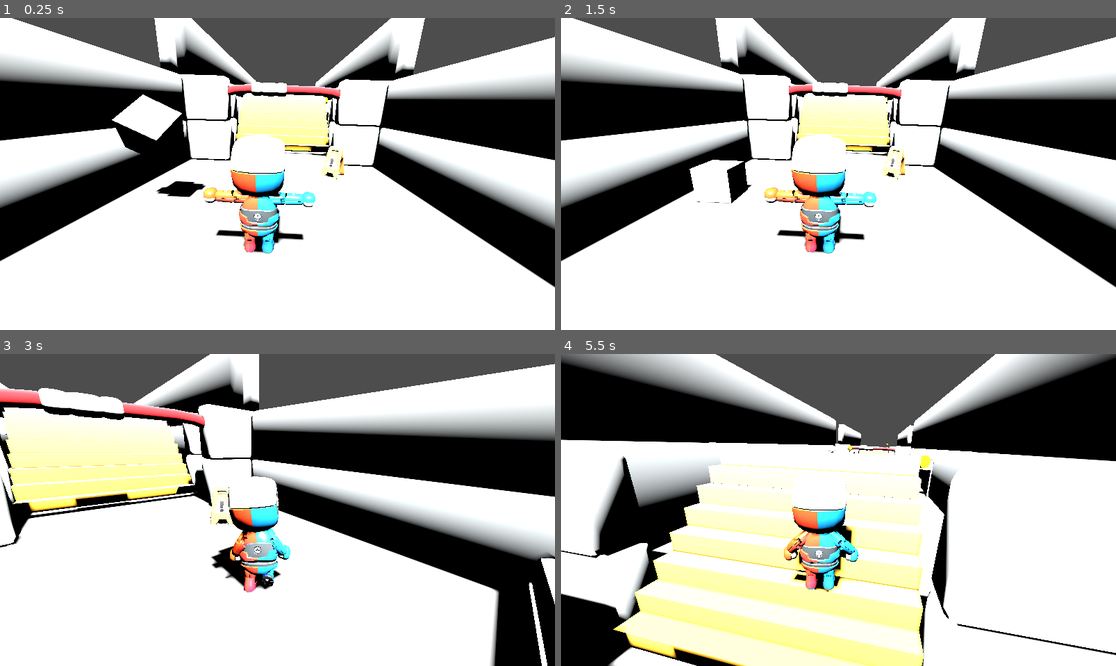
Above: before the commit, frames 1-4 (two rows, left to right).
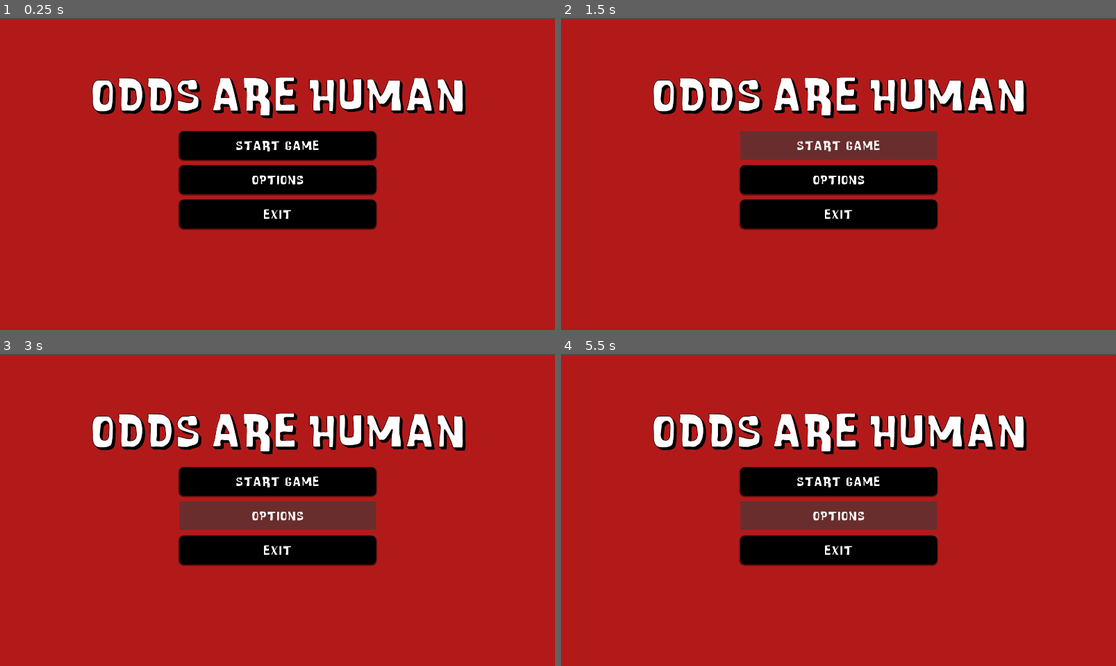
Above: after the commit, the same moments.

Repository: Bucket-monkey567/Godot-Odds-Are-Human
Game: Godot game, scene res://Scenes/Menus/MainMenu.tscn
The game is run twice, just before and just after one commit, with the same random seed, the same clock (stepped at 60 frames per second) and the same inputs. Before the commit the project starts from res://Scenes/Levels/level_1.tscn. Sound files missing from this copy of the repository are replaced by a short silence.
Inputs (mouse positions are in pixels of both pictures, inside the frame that each line leads up to):
- Up to frame 1 (0.25 s): no input
- Up to frame 2 (1.5 s): click (838, 180) at 0.5 s, where only the run after the commit has a clickable "Options"; click (838, 145) at 1.25 s, where only the run after the commit has a clickable "Start Game"
- Up to frame 3 (3 s): click (277, 481) at 2 s, where only the run after the commit has a clickable "Start Game"; tap Enter at 2.75 s; move the mouse to (305, 510) at 2.77 s; hold W (forward) from 2.78 s (still down); tap Shift (Dash) at 2.85 s
- Up to frame 4 (5.5 s): keep holding W (forward); tap Space (jump) at 3.02, 3.77, 5.27 s; move the mouse to (810, 510) at 3.52 s; tap Shift (Dash) at 3.6, 4.35, 5.1 s; move the mouse to (849, 503) at 4.27 s; move the mouse to (832, 516) at 5.02 s

The runs differ from the first frame. In frame 1, 97% of the frame differs, in the area x 0-100%, y 0-100%; in frame 2, 98%; in frame 3, 98%; in frame 4, 98%.

Commit message:
UI changes

Diff:
--- a/Scenes/Menus/MainMenu.tscn
+++ b/Scenes/Menus/MainMenu.tscn
@@ -1,9 +1,173 @@
 [gd_scene format=3 uid="uid://3yrwng6y28fi"]
+
+[ext_resource type="FontFile" uid="uid://c8fq11d6kpiip" path="res://Fonts/Cartoonic Massive Regular.ttf" id="1_b42ut"]
+[ext_resource type="FontFile" uid="uid://cj5l0d0oook5m" path="res://Fonts/Cartoonic Massive 3D.ttf" id="2_hqtmt"]
+
+[sub_resource type="StyleBoxFlat" id="StyleBoxFlat_tfrft"]
+content_margin_left = 0.0
+content_margin_top = 0.0
+content_margin_right = 0.0
+content_margin_bottom = 0.0
+bg_color = Color(0.69803923, 0.101960786, 0.101960786, 1)
+corner_radius_top_left = 3
+corner_radius_top_right = 3
+corner_radius_bottom_right = 3
+corner_radius_bottom_left = 3
+corner_detail = 5
+
+[sub_resource type="StyleBoxFlat" id="StyleBoxFlat_bc4mk"]
+content_margin_left = 4.0
+content_margin_top = 4.0
+content_margin_right = 4.0
+content_margin_bottom = 4.0
+bg_color = Color(0, 0, 0, 1)
+corner_radius_top_left = 16
+corner_radius_top_right = 16
+corner_radius_bottom_right = 16
+corner_radius_bottom_left = 16
+corner_detail = 5
+shadow_size = 5
+shadow_offset = Vector2(0, 2)
 
 [node name="Control" type="Control" unique_id=201417284]
 layout_mode = 3
-anchors_preset = 15
-anchor_right = 1.0
-anchor_bottom = 1.0
+anchors_preset = 8
+anchor_left = 0.5
+anchor_top = 0.5
+anchor_right = 0.5
+anchor_bottom = 0.5
 grow_horizontal = 2
 grow_vertical = 2
+
+[node name="Panel" type="Panel" parent="." unique_id=338953468]
+layout_mode = 1
+anchors_preset = 13
+anchor_left = 0.5
+anchor_right = 0.5
+anchor_bottom = 1.0
+offset_left = -960.0
+offset_top = -536.0
+offset_right = 961.0
+offset_bottom = 544.0
+grow_horizontal = 2
+grow_vertical = 2
+theme_override_styles/panel = SubResource("StyleBoxFlat_tfrft")
+
+[node name="VBoxContainer" type="VBoxContainer" parent="." unique_id=233183374]
+layout_mode = 1
+anchors_preset = 8
+anchor_left = 0.5
+anchor_top = 0.5
+anchor_right = 0.5
+anchor_bottom = 0.5
+offset_left = -340.5
+offset_top = -148.0
+offset_right = 340.5
+offset_bottom = 188.0
+grow_horizontal = 2
+grow_vertical = 2
+theme_override_constants/separation = 20
+
+[node name="Start" type="Button" parent="VBoxContainer" unique_id=592132685]
+layout_mode = 2
+size_flags_vertical = 3
+theme_override_colors/font_color = Color(1, 1, 1, 1)
+theme_override_fonts/font = ExtResource("1_b42ut")
+theme_override_font_sizes/font_size = 50
+theme_override_styles/normal = SubResource("StyleBoxFlat_bc4mk")
+text = "Start Game
+"
+
+[node name="Options" type="Button" parent="VBoxContainer" unique_id=975443107]
+layout_mode = 2
+size_flags_vertical = 3
+theme_override_colors/font_color = Color(1, 1, 1, 1)
+theme_override_fonts/font = ExtResource("1_b42ut")
+theme_override_font_sizes/font_size = 50
+theme_override_styles/normal = SubResource("StyleBoxFlat_bc4mk")
+text = "Options"
+
+[node name="Exit" type="Button" parent="VBoxContainer" unique_id=247912485]
+layout_mode = 2
+size_flags_vertical = 3
+theme_override_colors/font_color = Color(1, 1, 1, 1)
+theme_override_fonts/font = ExtResource("1_b42ut")
+theme_override_font_sizes/font_size = 50
+theme_override_styles/normal = SubResource("StyleBoxFlat_bc4mk")
+text = "Exit"
+
+[node name="HBoxContainer" type="HBoxContainer" parent="." unique_id=207933892]
+layout_mode = 1
+anchors_preset = 8
+anchor_left = 0.5
+anchor_top = 0.5
+anchor_right = 0.5
+anchor_bottom = 0.5
+offset_left = -461.0
+offset_top = -343.0
+offset_right = 461.0
+offset_bottom = -207.0
+grow_horizontal = 2
+grow_vertical = 2
+theme_override_constants/separation = 30
+alignment = 1
+
+[node name="Odds" type="Label" parent="HBoxContainer" unique_id=158132910]
+layout_mode = 2
+size_flags_horizontal = 3
+theme_override_colors/font_color = Color(0, 0, 0, 1)
+theme_override_fonts/font = ExtResource("2_hqtmt")
+theme_override_font_sizes/font_size = 175
+text = "Odds"
+horizontal_alignment = 1
+vertical_alignment = 1
+
+[node name="Odds" type="Label" parent="HBoxContainer/Odds" unique_id=916883277]
+layout_mode = 0
+size_flags_horizontal = 3
+theme_override_fonts/font = ExtResource("1_b42ut")
+theme_override_font_sizes/font_size = 175
+text = "Odds"
+horizontal_alignment = 1
+vertical_alignment = 1
+
+[node name="Odds2" type="Label" parent="HBoxContainer" unique_id=1323960]
+layout_mode = 2
+size_flags_horizontal = 3
+theme_override_colors/font_color = Color(0, 0, 0, 1)
+theme_override_fonts/font = ExtResource("2_hqtmt")
+theme_override_font_sizes/font_size = 175
+text = "Are"
+horizontal_alignment = 1
+vertical_alignment = 1
+
+[node name="Odds" type="Label" parent="HBoxContainer/Odds2" unique_id=1638725127]
+layout_mode = 0
+offset_left = -1.0
+offset_right = 269.0
+offset_bottom = 136.0
+size_flags_horizontal = 3
+theme_override_fonts/font = ExtResource("1_b42ut")
+theme_override_font_sizes/font_size = 175
+text = "Are"
+horizontal_alignment = 1
+vertical_alignment = 1
+
+[node name="Odds3" type="Label" parent="HBoxContainer" unique_id=536872094]
+layout_mode = 2
+size_flags_horizontal = 3
+theme_override_colors/font_color = Color(0, 0, 0, 1)
+theme_override_fonts/font = ExtResource("2_hqtmt")
+theme_override_font_sizes/font_size = 175
+text = "Human"
+horizontal_alignment = 1
+vertical_alignment = 1
+
+[node name="Odds" type="Label" parent="HBoxContainer/Odds3" unique_id=1777747745]
+layout_mode = 0
+size_flags_horizontal = 3
+theme_override_fonts/font = ExtResource("1_b42ut")
+theme_override_font_sizes/font_size = 175
+text = "Human"
+horizontal_alignment = 1
+vertical_alignment = 1
--- a/project.godot
+++ b/project.godot
@@ -11,7 +11,7 @@
 [application]
 
 config/name="Odds are human"
-run/main_scene="uid://cmj6lb4md2mr6"
+run/main_scene="uid://3yrwng6y28fi"
 config/features=PackedStringArray("4.6", "Forward Plus")
 config/icon="res://icon.svg"
 
Binary file added: Fonts/Cartoonic Massive 3D.ttf
Not shown, added: Fonts/Cartoonic Massive 3D.ttf.import
Binary file added: Fonts/Cartoonic Massive Regular.ttf
Not shown, added: Fonts/Cartoonic Massive Regular.ttf.import
